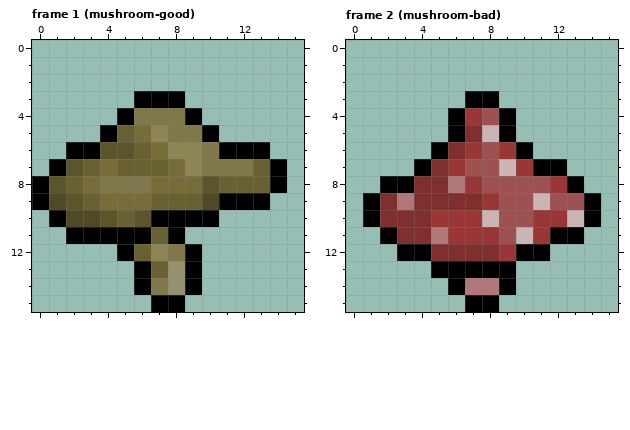
Pixel-art file: sprites/pickups/pickups.aseprite. The picture above is the old version.
16x16 pixels, 2 frames. Colours within 5 levels of each other are drawn and written as one. Shown: frame 1 (mushroom-good), frame 2 (mushroom-bad).
New version:
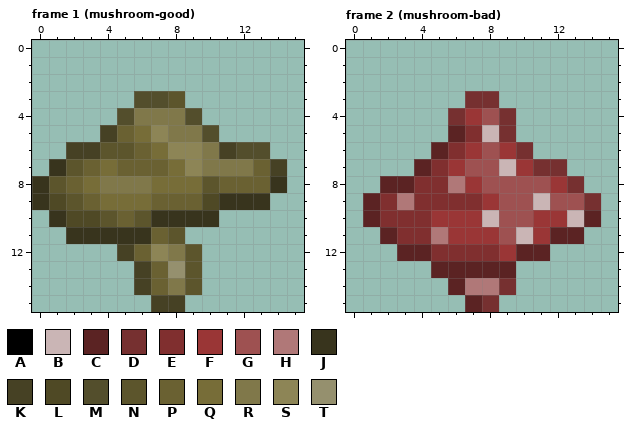
Palette (. is transparent): A #000000  B #cab5b5  C #5b2323  D #763030  E #802f2f  F #9a3636  G #9e5151  H #b07878  J #38341d  K #464124  L #4f4925  M #534e2c  N #5c552c  P #6a6132  Q #776d38  R #80784a  S #8d8556  T #95906e
Difference:
Frame 1 (mushroom-good):
The author changed colour A to colour J in row 7 at x 1; in row 8 at x 0 and 14; in row 9 at x 0 and 11 to 13; in row 10 at x 1 and 7 to 10; in row 11 at x 2 to 6.
The author changed colour A to colour K in row 5 at x 4; in row 6 at x 2 to 3 and 11; in row 7 at x 14; in row 12 at x 5; in rows 13 to 14 at x 6; in row 15 at x 7 to 8.
The author changed colour A to colour M in row 3 at x 6 to 7; in row 4 at x 5 and 9; in row 5 at x 10; in row 6 at x 12 to 13.
The author changed colour A to colour N in row 3 at x 8; in row 11 at x 8; in rows 12 to 14 at x 9.
The author changed colour R to colour P in row 14 at x 7.
The author changed colour T to colour R in row 14 at x 8.
Frame 2 (mushroom-bad):
The author changed colour A to colour C in row 5 at x 6; in row 6 at x 5; in row 7 at x 4; in row 8 at x 2 to 3; in row 9 at x 1; in row 10 at x 1 and 14.
The author changed colour A to colour C in row 11 at x 2 and 12 to 13; in row 12 at x 3 to 4 and 10 to 11; in row 13 at x 5 to 9; in row 14 at x 6; in row 15 at x 7.
The author changed colour A to colour D in row 3 at x 7 to 8; in row 4 at x 6 and 9; in row 5 at x 9; in row 6 at x 10; in row 7 at x 11 to 12; in row 8 at x 13.
The author changed colour A to colour D in row 9 at x 14; in row 14 at x 9; in row 15 at x 8.
